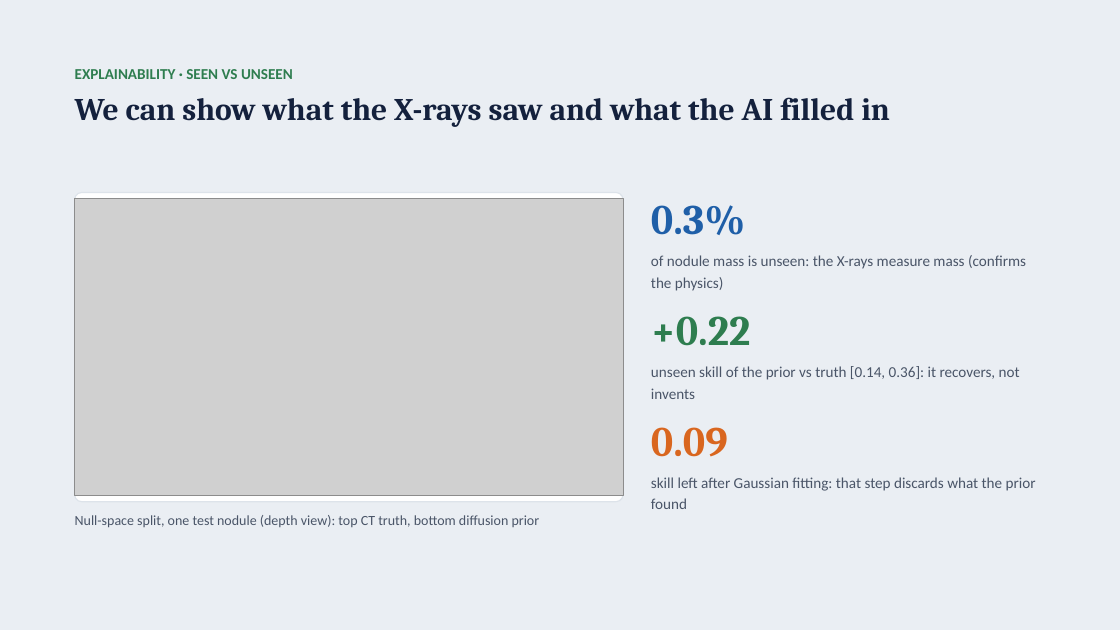
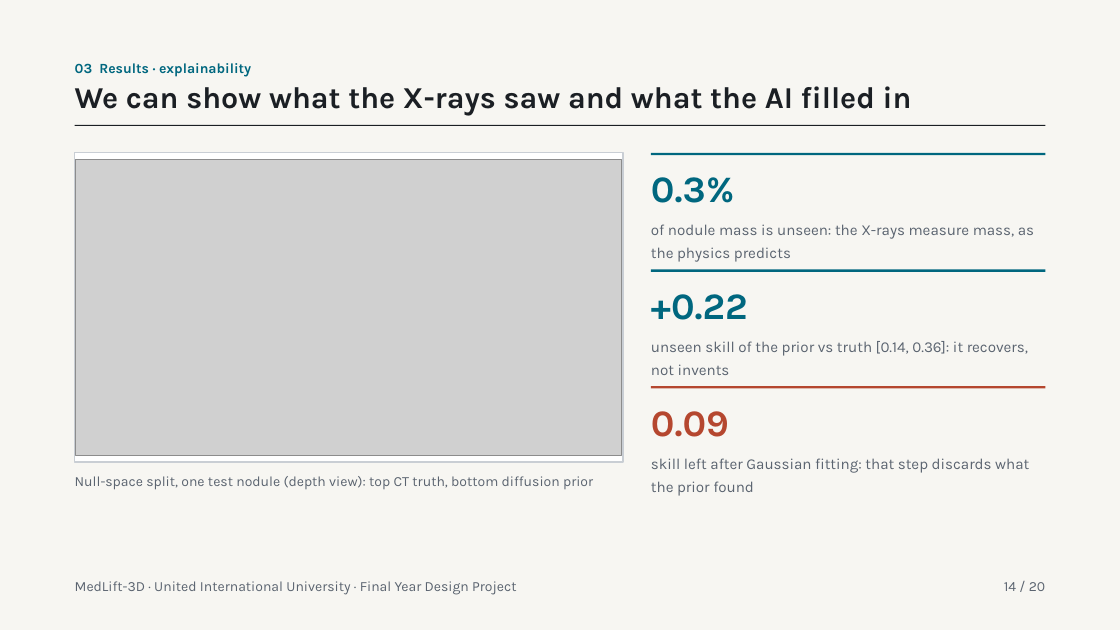
Before and after one commit to tcsquanta/medlift3d, a slide deck: slide 14 of report/MedLift3D_Defense.pptx (slide 15 before the commit). Drawn at 1120x630 pixels with LibreOffice and Linux fonts; fonts in the diff are those of the drawing; grey boxes stand for pictures. Boxes give left, top, right and bottom in pixels: in the first picture for what was removed or moved away, otherwise in the second. Text is boxed around its words. In the diff, an @@ line names an element or a change of style, - is before the commit and + after.

```diff
--- a/report/MedLift3D_Defense.pptx
+++ b/report/MedLift3D_Defense.pptx
@@ background #EAEEF3 to #F7F6F2 @@
@@ text "We can show what the ...": place and size @@
-text "We can show what the ..." at (75, 97, 890, 127)
+text "We can show what the ..." at (75, 86, 912, 116)
@@ text "We can show what the ..." at (75, 86, 912, 116): size 27 to 26 pt, font Cambria to Karla, text colour #14213D to #1B1F24; line spacing 1.05 to 1 @@
@@ text at (75, 63, 251, 77): text changed; size 13 to 12 pt; font Calibri to Karla; text colour #2E7D4F to #00677F @@
-EXPLAINABILITY · SEEN VS UNSEEN
+03 Results · explainability
@@ rectangle added at (75, 125, 1046, 126), fill #1B1F24 @@
@@ rectangle added at (75, 153, 623, 462), fill #FFFFFF, outline #C9CED4 1 pt @@
@@ picture: place and size @@
-picture at (75, 198, 623, 496)
+picture at (76, 160, 622, 456)
@@ text at (651, 177, 734, 203): size 36 to 32 pt, font Cambria to Karla, text colour #1F5FA8 to #00677F in "0.3%" @@
@@ text "0.3%": place and size @@
-text "0.3%" at (651, 205, 1026, 291)
+text "0.3%" at (651, 177, 1034, 262)
@@ rectangle added at (651, 153, 1045, 155), fill #00677F @@
@@ rounded rectangle removed at (75, 192, 623, 502) @@
@@ text at (651, 224, 1034, 262): text changed; font Calibri to Karla; text colour #4A5568 to #5B6470 @@
-of nodule mass is unseen: the X-rays measure mass (confirms the physics)
+of nodule mass is unseen: the X-rays measure mass, as the physics predicts
@@ text "+0.22": place and size @@
-text "+0.22" at (651, 316, 1020, 399)
+text "+0.22" at (651, 294, 1028, 375)
@@ text "+0.22" at (651, 294, 1028, 375): size 36 to 32 pt, font Cambria to Karla, text colour #2E7D4F to #00677F in "+0.22"; font Calibri to Karla, text colour #4A5568 to #5B6470; line spacing 1.2 to 1.25; more space between paragraphs @@
@@ rectangle added at (651, 270, 1045, 272), fill #00677F @@
@@ rectangle added at (651, 386, 1045, 389), fill #B5472F @@
@@ text "0.09": place and size @@
-text "0.09" at (651, 427, 1036, 509)
+text "0.09" at (651, 411, 1029, 496)
@@ text "0.09" at (651, 411, 1029, 496): size 36 to 32 pt, font Cambria to Karla, text colour #D9661F to #B5472F in "0.09"; font Calibri to Karla, text colour #4A5568 to #5B6470; line spacing 1.2 to 1.25; more space between paragraphs @@
@@ text "Null-space split, one test nodule ...": place and size @@
-text "Null-space split, one test nodule ..." at (75, 515, 540, 528)
+text "Null-space split, one test nodule ..." at (75, 476, 593, 490)
@@ text "Null-space split, one test nodule ..." at (75, 476, 593, 490): font Calibri to Karla, text colour #4A5568 to #5B6470 @@
@@ text added at (75, 581, 516, 595), 12 pt, text #5B6470 @@
+MedLift-3D · United International University · Final Year Design Project
@@ text added at (1004, 582, 1045, 591), 12 pt, text #5B6470 @@
+14 / 20
```
Also in this commit, not shown: 19 other slides changed, 1 slide removed.
